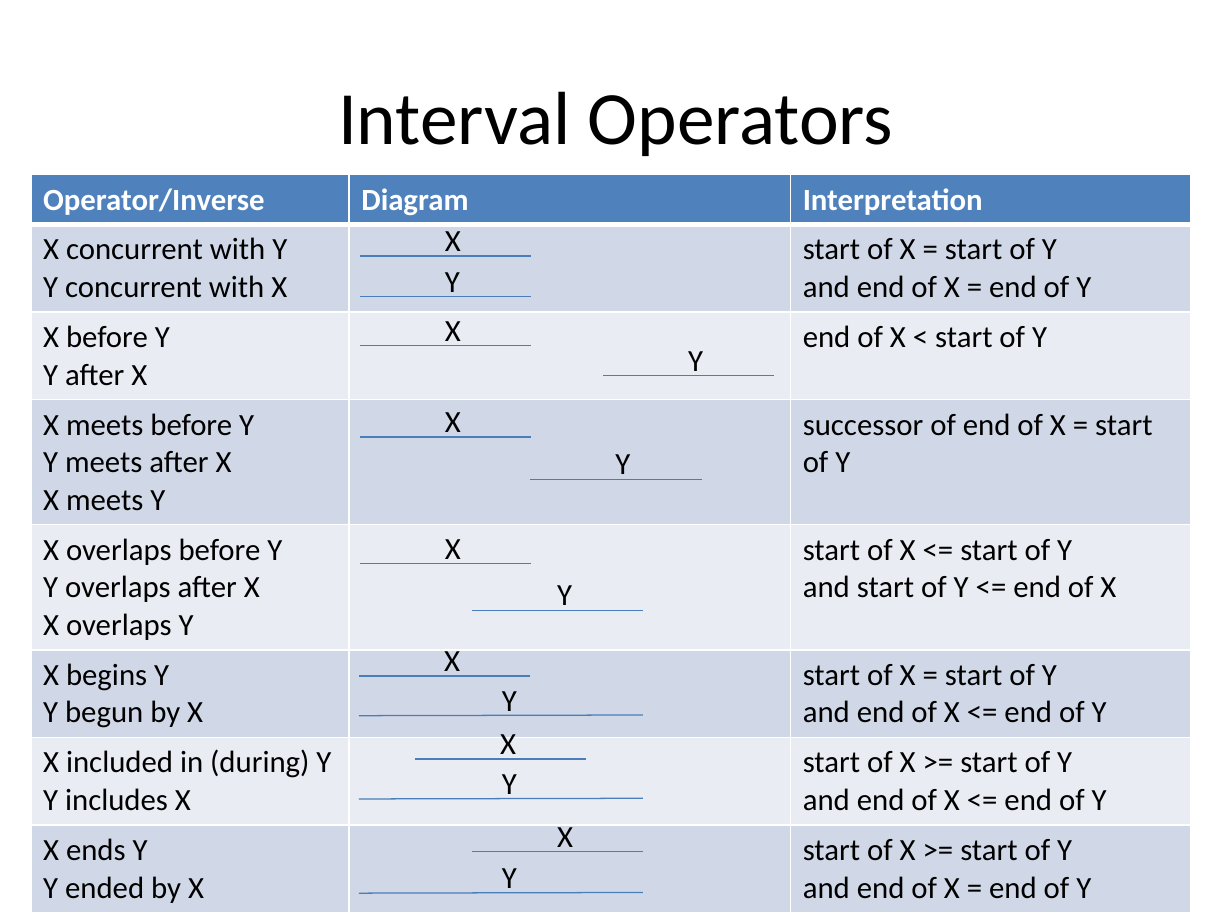
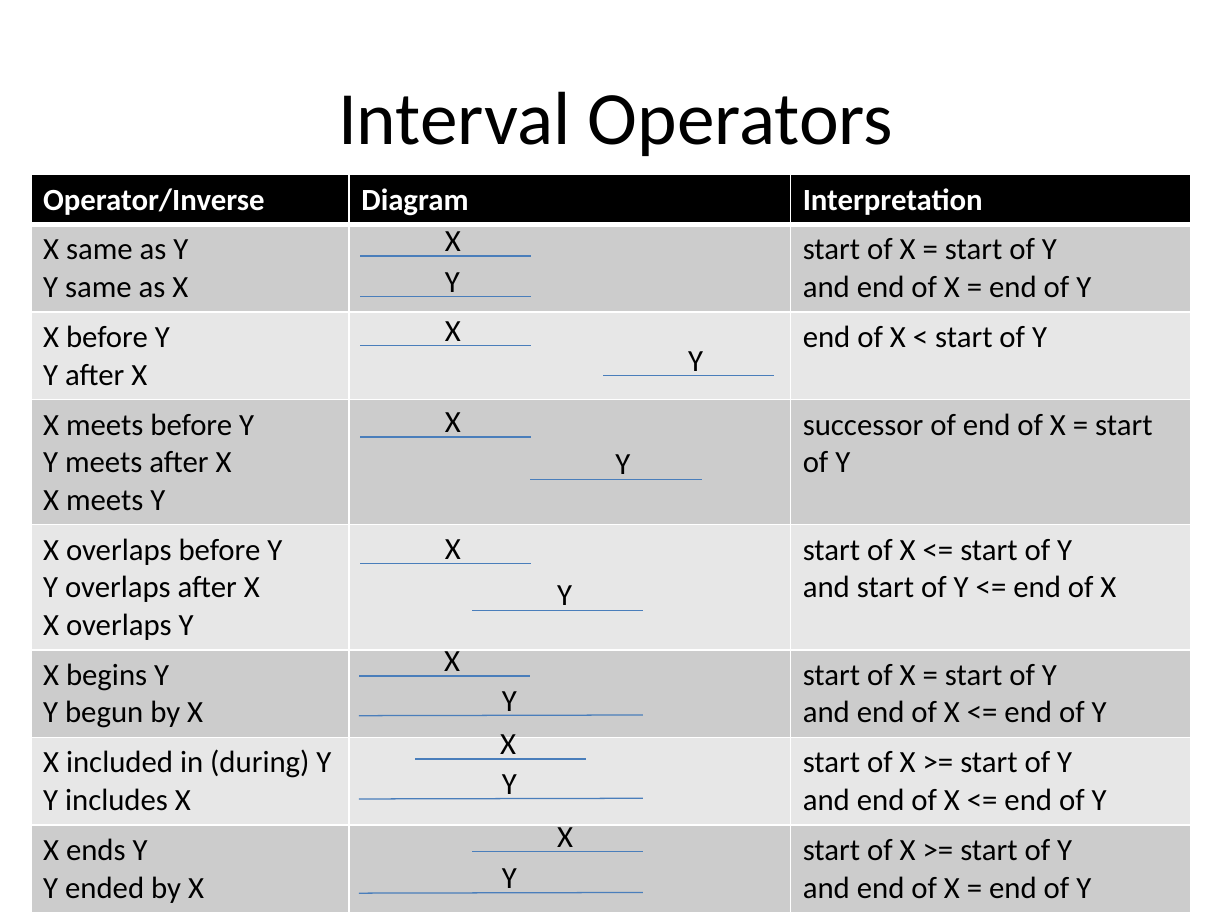
Before and after one commit to cqframework/OneModel, a slide deck: slide 12 of CQL/Documents/CQL_Technical_Introduction_20140604.pptx. Drawn at 1232x924 pixels with LibreOffice and Linux fonts; fonts in the diff are those of the drawing. Boxes give left, top, right and bottom in pixels: in the first picture for what was removed or moved away, otherwise in the second. Text is boxed around its words. In the diff, an @@ line names an element or a change of style, - is before the commit and + after.

```diff
--- a/CQL/Documents/CQL_Technical_Introduction_20140604.pptx
+++ b/CQL/Documents/CQL_Technical_Introduction_20140604.pptx
@@ table at <box>31,175,1190,907</box> @@
-row 2, column 1: X concurrent with Y / Y concurrent with X
+row 2, column 1: X same as Y / Y same as X
@@ fill #4F81BD to #000000 in row 1 @@
@@ fill #D0D8E8 to #CCCCCC in 12 cells @@
@@ fill #E9EDF4 to #E7E7E7 in 9 cells @@
```
Also in this commit, not shown: 2 other slides changed, 12 other files.
